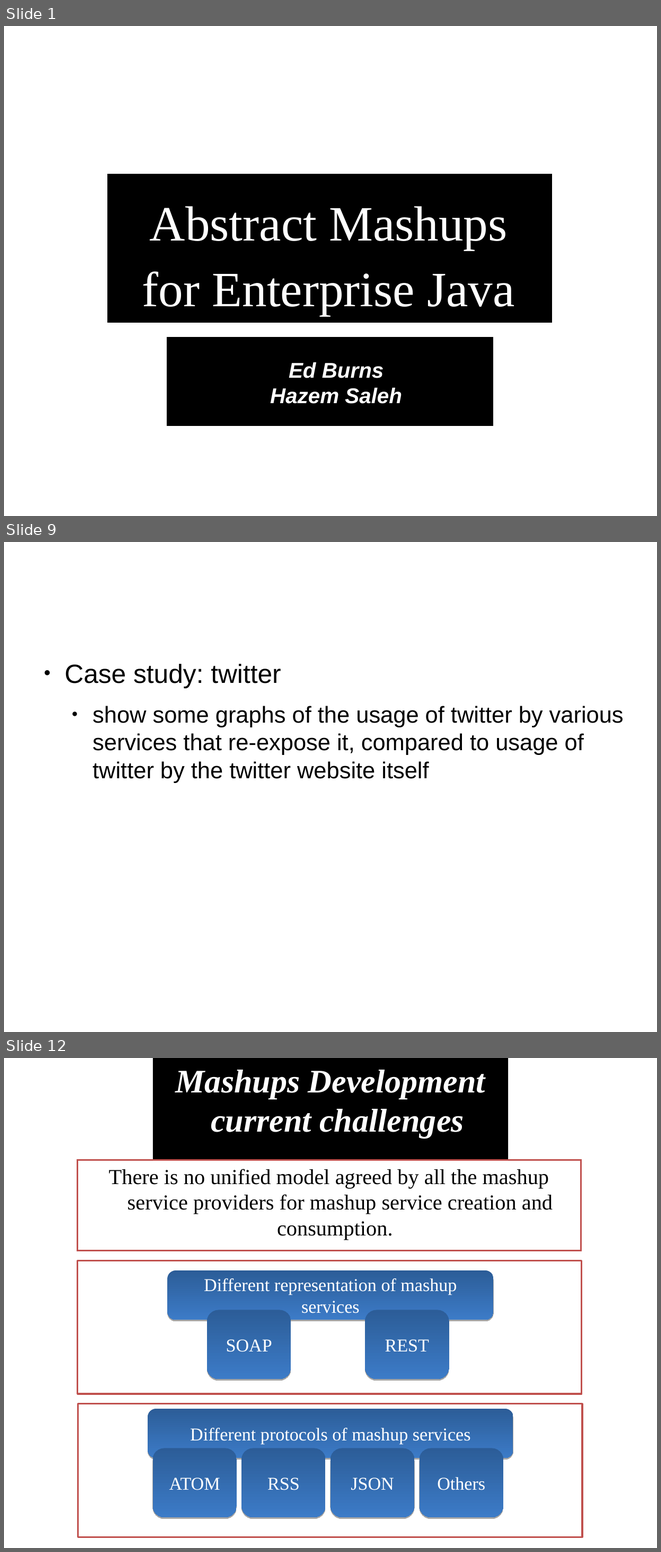
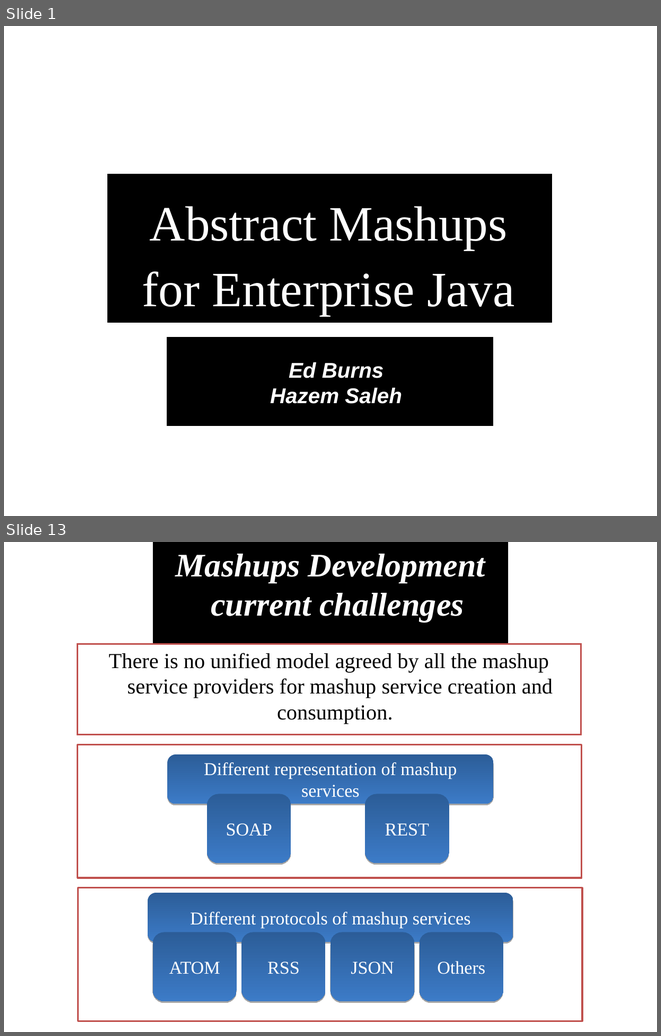
Before and after one commit to demo007/mashups4jsf, a slide deck: overview-architecture/JavaOne-2010/S314070_BURNS_SALEH_MASHUPS.odp. Shown one above the other, each under a label of ours: slides 1, 9 and 12 before the commit, slides 1 and 13 after it; the slides between them are not shown. The pictures are 661x1552 and 661x1036 pixels, drawn with LibreOffice and Linux fonts; fonts in the diff are those of the drawing. Boxes give left, top, right and bottom in pixels: in the first picture for what was removed or moved away, otherwise in the second. Text is boxed around its words. In the diff, an @@ line names an element or a change of style, - is before the commit and + after.

```diff
--- a/overview-architecture/JavaOne-2010/S314070_BURNS_SALEH_MASHUPS.odp
+++ b/overview-architecture/JavaOne-2010/S314070_BURNS_SALEH_MASHUPS.odp
@@ slide 9 removed at bbox=[4, 542, 657, 1032], background #FFFFFF @@
@@ text removed at bbox=[64, 664, 624, 783] @@
-● Case study: twitter
-  ● show some graphs of the usage of twitter by various services that re-expose it, compared to usage of twitter by the twitter website itself
@@ what was slide 12 is now slide 13 @@
```
Also in this commit, not shown: 12 slides changed, 3 slides added, 1 other slide removed.
